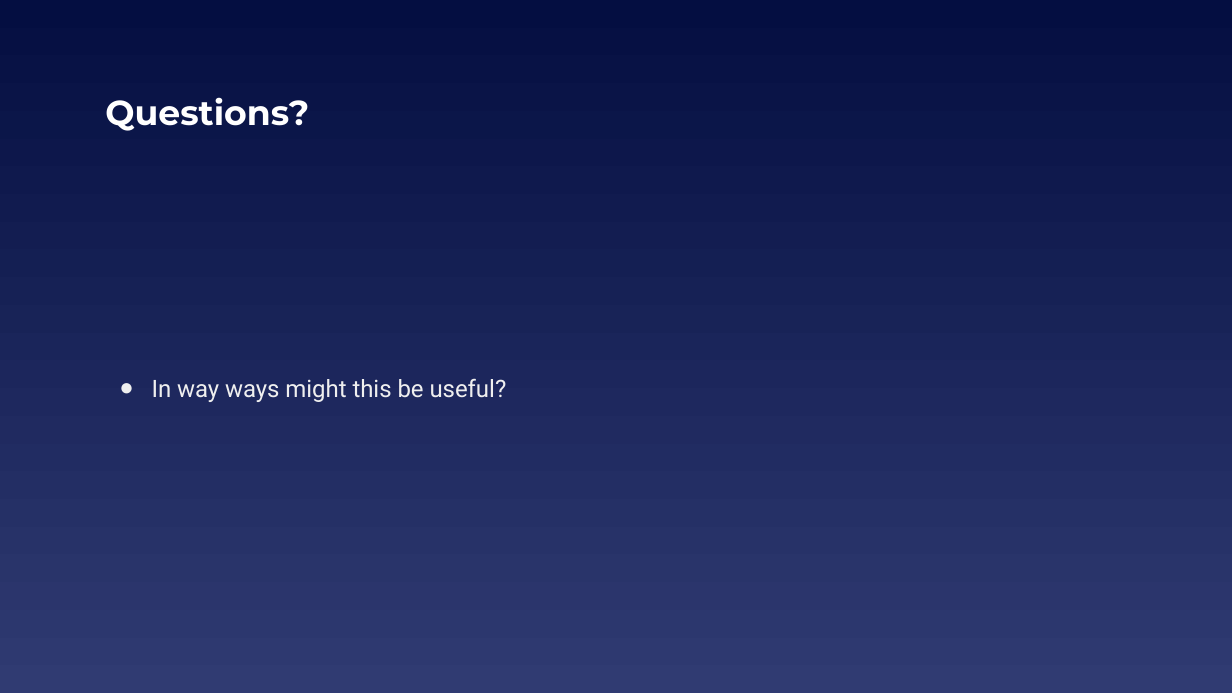
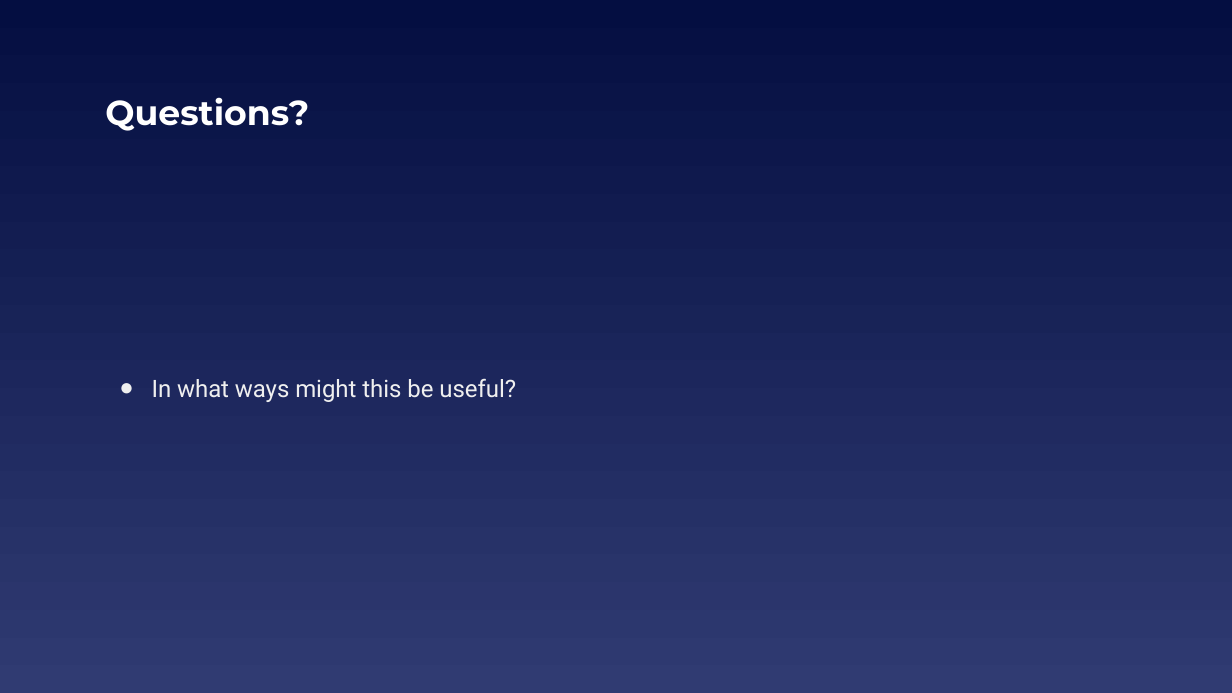
Before and after one commit to EELabMan/IR-Transmit-and-Receive, a slide deck: slide 12 of Infrared TX RX.pptx. Drawn at 1232x693 pixels with LibreOffice and Linux fonts; fonts in the diff are those of the drawing. Boxes give left, top, right and bottom in pixels: in the first picture for what was removed or moved away, otherwise in the second. Text is boxed around its words. In the diff, an @@ line names an element or a change of style, - is before the commit and + after.

```diff
--- a/Infrared TX RX.pptx
+++ b/Infrared TX RX.pptx
@@ text at [152,378,516,402]: text changed @@
-● In way ways might this be useful?
+● In what ways might this be useful?
```
Also in this commit, not shown: 1 other slide changed.
